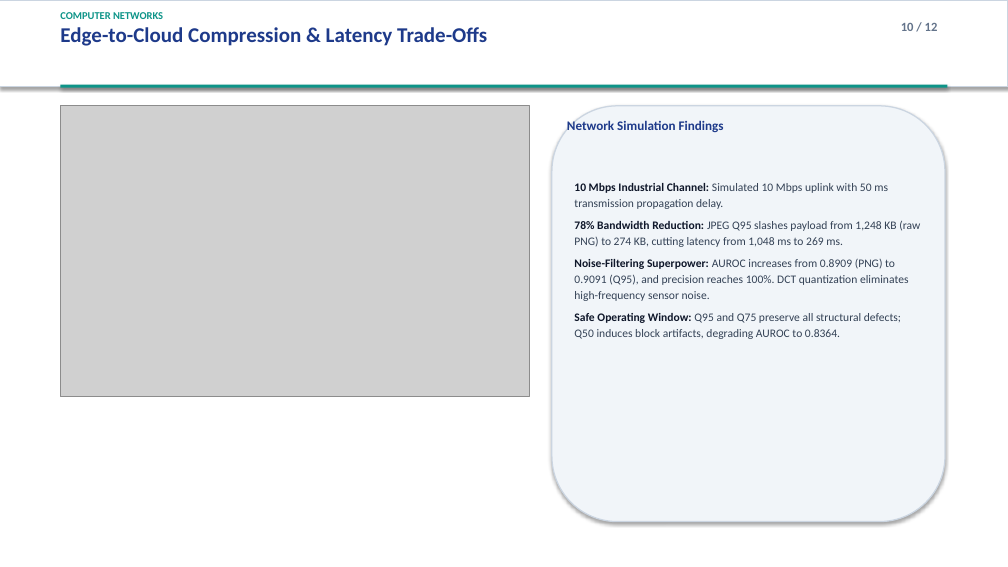
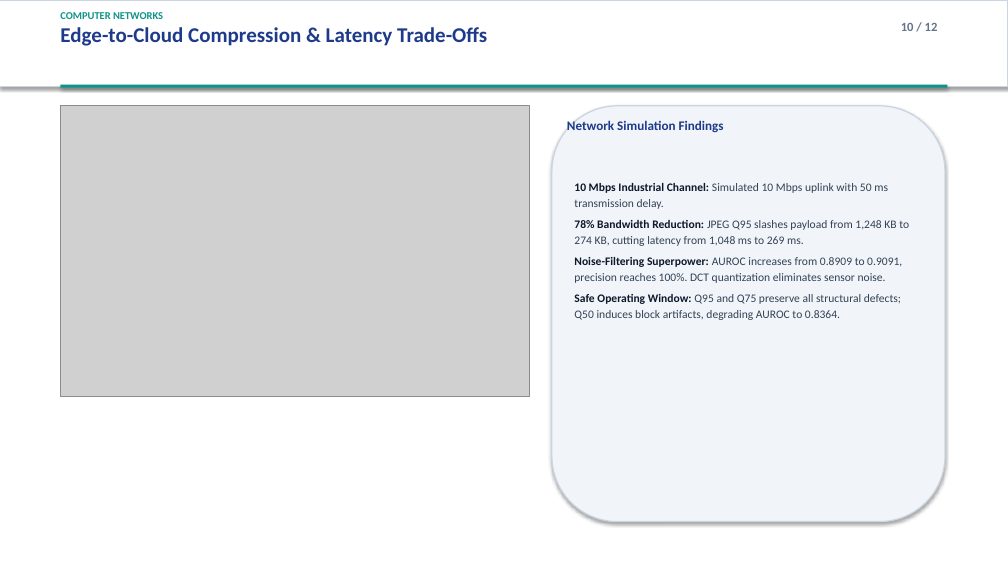
Before and after one commit to Rahul-dewangan01/Hybrid-Industrial-Visual-Anomaly-Detection, a slide deck: slide 10 of 06_FINAL_RESEARCH/Presentation/Industrial_Anomaly_Detection_Final_Presentation.pptx. Drawn at 1008x567 pixels with LibreOffice and Linux fonts; fonts in the diff are those of the drawing; grey boxes stand for pictures. Boxes give left, top, right and bottom in pixels: in the first picture for what was removed or moved away, otherwise in the second. Text is boxed around its words. In the diff, an @@ line names an element or a change of style, - is before the commit and + after.

```diff
--- a/06_FINAL_RESEARCH/Presentation/Industrial_Anomaly_Detection_Final_Presentation.pptx
+++ b/06_FINAL_RESEARCH/Presentation/Industrial_Anomaly_Detection_Final_Presentation.pptx
@@ text at bbox=[574, 183, 909, 283]: text changed @@
-10 Mbps Industrial Channel: Simulated 10 Mbps uplink with 50 ms transmission propagation delay.
-78% Bandwidth Reduction: JPEG Q95 slashes payload from 1,248 KB (raw PNG) to 274 KB, cutting latency from 1,048 ms to 269 ms.
-Noise-Filtering Superpower: AUROC increases from 0.8909 (PNG) to 0.9091 (Q95), and precision reaches 100%. DCT quantization eliminates high-frequency sensor noise.
+10 Mbps Industrial Channel: Simulated 10 Mbps uplink with 50 ms transmission delay.
+78% Bandwidth Reduction: JPEG Q95 slashes payload from 1,248 KB to 274 KB, cutting latency from 1,048 ms to 269 ms.
+Noise-Filtering Superpower: AUROC increases from 0.8909 to 0.9091, precision reaches 100%. DCT quantization eliminates sensor noise.
@@ text at bbox=[574, 294, 901, 320]: less space between paragraphs @@
```
Also in this commit, not shown: 11 other slides changed, 44 other files.
